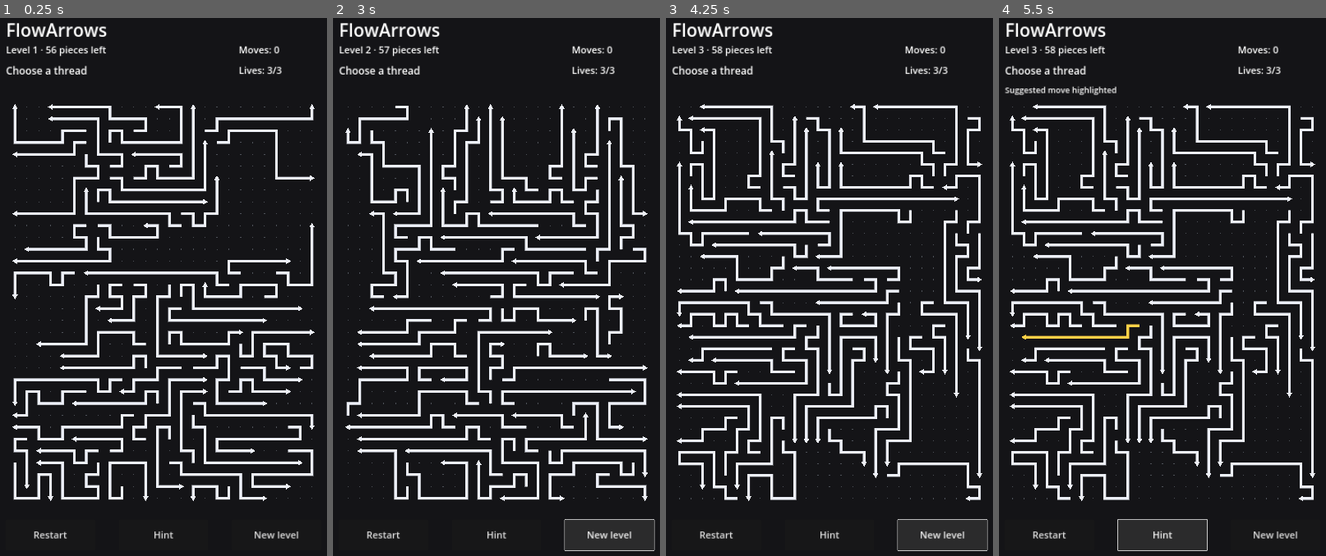
Above: before the commit, frames 1-4 (left to right).
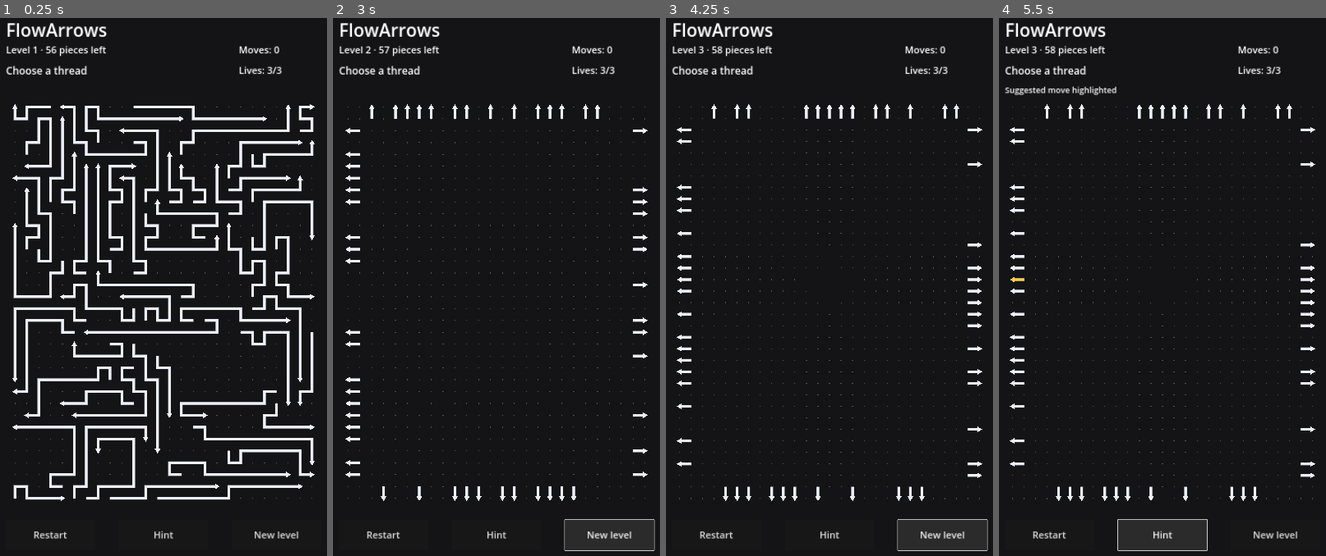
Above: after the commit, the same moments.

Repository: AiRigaLabs01/FlowArrows
Game: Godot game, scene res://src/game/main.tscn
Same seed, same stepped clock (60 frames per second), same inputs: the game is played once before the commit and once after it.
Inputs:
- Up to frame 1 (0.25 s): no input
- Up to frame 2 (3 s): click "Restart" at 0.5 s; click "Restart" at 1.25 s; click "Restart" at 2 s; click "New level" at 2.75 s
- Up to frame 3 (4.25 s): click "New level" at 3.5 s
- Up to frame 4 (5.5 s): click "Hint" at 4.25 s; click "Hint" at 5 s

The runs differ from the first frame. In frame 1, 14% of the frame differs, in the area x 3-97%, y 16-90%; in frame 2, 13%; in frame 3, 13%; in frame 4, 13%.

Commit message:
Speed up dense level generation

Diff:
--- a/src/core/generator.gd
+++ b/src/core/generator.gd
@@ -4,12 +4,15 @@
 const PieceScript = preload("res://src/core/piece.gd")
 const BoardScript = preload("res://src/core/board_state.gd")
 const DependencySolverScript = preload("res://src/core/dependency_solver.gd")
-const ValidatorScript = preload("res://src/core/validator.gd")
 const DifficultyScript = preload("res://src/core/difficulty.gd")
 
-const MAX_GENERATION_ATTEMPTS := 16
-const CANDIDATES_PER_PIECE := 128
-const DIFFICULTY_CANDIDATES := 5
+# Dense levels used to be expensive because every path candidate created a full
+# BoardState and ran collision logic over every existing piece. Keep the final
+# mathematical verification, but make candidate rejection lightweight.
+const MAX_GENERATION_ATTEMPTS := 5
+const CANDIDATES_PER_PIECE := 40
+const DIFFICULTY_CANDIDATES := 2
+const PATH_BUILD_ATTEMPTS := 28
 
 var rng: RandomNumberGenerator = RandomNumberGenerator.new()
 
@@ -29,8 +32,8 @@
 	var best: Dictionary = {}
 	var best_distance: float = INF
 
-	# Construct several proven-solvable boards and select by both mathematical
-	# difficulty and visual occupancy. Sparse boards are intentionally penalized.
+	# Two proven-solvable samples are enough for runtime generation. Difficulty
+	# remains mathematical, but starting a level should feel immediate.
 	for _sample in range(DIFFICULTY_CANDIDATES):
 		for _attempt in range(MAX_GENERATION_ATTEMPTS):
 			var generated := _generate_reverse_solvable(piece_count, board_size, complexity)
@@ -57,8 +60,6 @@
 	return piece_count * 5 + 70 + level_term * 24 + int(pow(float(level_term), 1.25) * 5.0)
 
 func _target_board_density(complexity: int) -> float:
-	# The reference look is intentionally crowded. Keep a little breathing room so
-	# solvable exit corridors still exist, but push later boards close to full.
 	return minf(0.82 + float(maxi(complexity - 1, 0)) * 0.008, 0.92)
 
 func _generate_reverse_solvable(piece_count: int, board_size: Vector2i, complexity: int) -> Dictionary:
@@ -73,14 +74,13 @@
 			if cells.is_empty():
 				continue
 			var direction: Vector2i = _exit_direction(cells, board_size)
+			# This replaces construction of a temporary board for every candidate.
+			# It simulates only this thread against the occupancy hash, including
+			# self-overlap, so the acceptance rule is the same but much cheaper.
+			if not _candidate_can_exit(cells, direction, board_size, occupied):
+				continue
 			var id := _piece_id(i)
-			var candidate = PieceScript.new(id, cells, direction)
-			var trial_pieces: Array = pieces.duplicate()
-			trial_pieces.append(candidate)
-			var trial_board = BoardScript.new(board_size.x, board_size.y, trial_pieces)
-			if not trial_board.can_exit(id):
-				continue
-			accepted = candidate
+			accepted = PieceScript.new(id, cells, direction)
 			break
 
 		if accepted == null:
@@ -95,6 +95,7 @@
 	for i in range(insertion_order.size() - 1, -1, -1):
 		known_solution.append(insertion_order[i])
 
+	# One exact dependency-graph pass remains as the final correctness oracle.
 	var graph_solution: Array[String] = DependencySolverScript.new().solve(board)
 	if graph_solution.size() != piece_count:
 		return {}
@@ -105,22 +106,43 @@
 		"difficulty": DifficultyScript.new().estimate(board, graph_solution),
 	}
 
+func _candidate_can_exit(cells: Array[Vector2i], direction: Vector2i, board_size: Vector2i, occupied: Dictionary) -> bool:
+	var positions: Array[Vector2i] = cells.duplicate()
+	var max_steps: int = board_size.x + board_size.y + positions.size() + 4
+	for _step in range(max_steps):
+		var previous: Array[Vector2i] = positions.duplicate()
+		for i in range(positions.size() - 1):
+			positions[i] = previous[i + 1]
+		positions[-1] = previous[-1] + direction
+
+		var inside_count := 0
+		var own_cells: Dictionary = {}
+		for cell: Vector2i in positions:
+			if not _inside(cell, board_size):
+				continue
+			inside_count += 1
+			var key := _cell_key(cell)
+			if own_cells.has(key) or occupied.has(key):
+				return false
+			own_cells[key] = true
+		if inside_count == 0:
+			return true
+	return false
+
 func _build_path(board_size: Vector2i, occupied: Dictionary, complexity: int) -> Array[Vector2i]:
-	# Long threads are the default, not the exception. Level 1 already contains
-	# substantial paths; later levels add both length and bends.
 	var min_length: int = mini(6 + int((complexity - 1) / 6), 9)
 	var max_length: int = mini(14 + int((complexity - 1) / 2), 20)
 	var spread: int = maxi(max_length - min_length, 1)
-	# Squaring the random value biases the result toward max_length.
 	var target_length: int = max_length - int(pow(rng.randf(), 2.0) * float(spread))
 	var desired_turns: int = mini(2 + int((complexity - 1) / 3), 7)
-	var minimum_accepted_length: int = maxi(min_length, int(ceil(float(target_length) * 0.75)))
-
-	for _attempt in range(96):
+	var minimum_accepted_length: int = maxi(min_length, int(ceil(float(target_length) * 0.72)))
+
+	for _attempt in range(PATH_BUILD_ATTEMPTS):
 		var start := _choose_empty_start(board_size, occupied)
 		if start.x < 0:
 			return []
 		var path: Array[Vector2i] = [start]
+		var path_keys: Dictionary = {_cell_key(start): true}
 		var previous_direction := Vector2i.ZERO
 		var turns := 0
 		while path.size() < target_length:
@@ -129,7 +151,8 @@
 			var straight_candidates: Array[Vector2i] = []
 			for direction: Vector2i in [Vector2i.UP, Vector2i.DOWN, Vector2i.LEFT, Vector2i.RIGHT]:
 				var next: Vector2i = path[-1] + direction
-				if not _inside(next, board_size) or occupied.has(_cell_key(next)) or next in path:
+				var key := _cell_key(next)
+				if not _inside(next, board_size) or occupied.has(key) or path_keys.has(key):
 					continue
 				candidates.append(next)
 				if previous_direction != Vector2i.ZERO and direction != previous_direction and direction != -previous_direction:
@@ -145,8 +168,6 @@
 			elif not straight_candidates.is_empty() and rng.randf() < 0.70:
 				next_cell = straight_candidates[rng.randi_range(0, straight_candidates.size() - 1)]
 			else:
-				# Prefer cells near existing geometry once the mandatory bends exist;
-				# this closes visible holes without permitting overlap.
 				next_cell = _choose_dense_candidate(candidates, occupied)
 
 			var direction: Vector2i = next_cell - path[-1]
@@ -154,17 +175,16 @@
 				turns += 1
 			previous_direction = direction
 			path.append(next_cell)
+			path_keys[_cell_key(next_cell)] = true
 
 		if path.size() >= minimum_accepted_length and turns >= mini(desired_turns, path.size() - 2):
 			return path
 	return []
 
 func _choose_empty_start(board_size: Vector2i, occupied: Dictionary) -> Vector2i:
-	# Sample several empty cells and prefer one adjacent to existing threads. This
-	# packs new paths into gaps instead of scattering starts uniformly.
 	var best := Vector2i(-1, -1)
 	var best_score := -1
-	for _i in range(28):
+	for _i in range(18):
 		var cell := Vector2i(rng.randi_range(0, board_size.x - 1), rng.randi_range(0, board_size.y - 1))
 		if occupied.has(_cell_key(cell)):
 			continue
@@ -206,20 +226,7 @@
 	var forward: Vector2i = head - previous
 	if forward in [Vector2i.UP, Vector2i.DOWN, Vector2i.LEFT, Vector2i.RIGHT]:
 		return forward
-	var distances := {
-		Vector2i.LEFT: head.x,
-		Vector2i.RIGHT: board_size.x - 1 - head.x,
-		Vector2i.UP: head.y,
-		Vector2i.DOWN: board_size.y - 1 - head.y,
-	}
-	var best := Vector2i.RIGHT
-	var best_distance: int = 1 << 30
-	for direction in distances:
-		var distance: int = distances[direction]
-		if distance < best_distance:
-			best_distance = distance
-			best = direction
-	return best
+	return Vector2i.RIGHT
 
 func _piece_id(index: int) -> String:
 	return "P%d" % index
